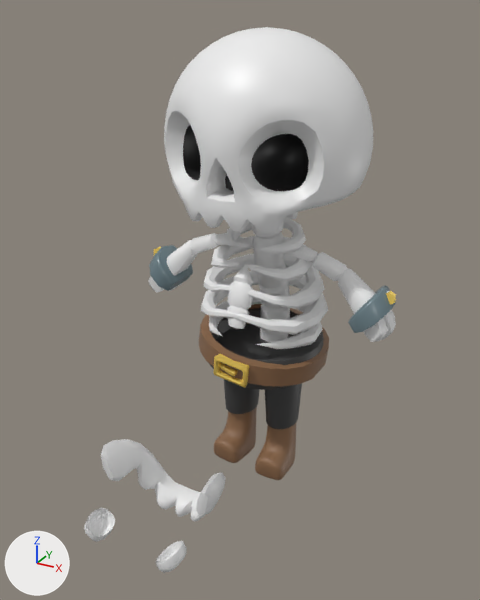
Two versions of the FBX model Assets/Models/enemies/skeleton_basic.fbx, one commit apart.
The view is the same before and after, from a 50 mm camera at (1.37, -2.74, 1.71) aimed at (0.05, -0.34, 0.51). The axes (+X, +Y, +Z) are drawn at lower left. The lights are the same throughout. Where no turn or scale is listed for an object, it has been applied to the vertices.

The first picture shows 'Buty', 'Spodnie', 'character_skeleton_minion_armLeft', 'character_skeleton_minion_armRight', 'character_skeleton_minion_body', 'character_skeleton_minion_eyes', 'character_skeleton_minion_head', 'character_skeleton_minion_jaw'.
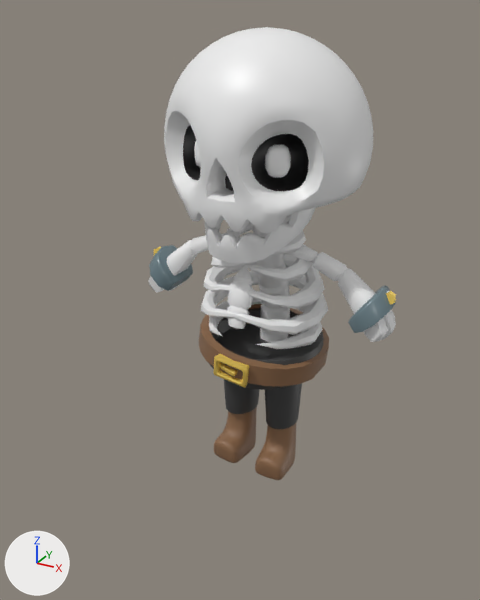
Where the newer file only moved an object's origin or applied its transform, the numbers keep the older frame.

Boxes (x1, y1, x2, y2) around the edits, measured in the pictures (480 x 600 px):
'character_skeleton_minion_head', reshaped (15% taller): before (164, 27, 373, 233); after (164, 27, 373, 264)
'character_skeleton_minion_jaw', deleted: before (101, 439, 226, 522)
'character_skeleton_minion_eyes', deleted: before (84, 508, 187, 573)
part 1 of me_cube_7650, added: after (205, 208, 316, 264)
part 2 of me_cube_7650, added: after (265, 144, 291, 178)
part 3 of me_cube_7650, added: after (194, 141, 201, 167)

The change, as a list of edits to the scene's bpy script:
```text
Change me_cube_7650:
    used by ob_character_skeleton_minion_head; location = (0.0, 0.0, 0.0)
    remove me_cube_7650.from_pydata(...)  # 739 vertices, 825 faces; spans x -0.48..0.475, y -0.446..0.47, z 0.84..1.634
    add me_cube_7650.from_pydata(...)  # 1045 vertices, 1129 faces; spans x -0.48..0.475, y -0.446..0.47, z 0.679..1.634
    me_cube_7650 part 1: a new loose piece of 226 vertices spanning x -0.274..0.274, y -0.381..0.017, z 0.679..0.998, in mat_white (picture img_palette_gradient_png)
    me_cube_7650 part 2: a new loose piece of 40 vertices spanning x 0.128..0.227, y -0.3..-0.201, z 1.064..1.194, in mat_glow (picture img_palette_gradient_png)
    me_cube_7650 part 3: a new loose piece of 40 vertices spanning x -0.227..-0.128, y -0.3..-0.201, z 1.064..1.194, in mat_glow (picture img_palette_gradient_png)
    add me_cube_7650.materials.append(mat_glow)  # picture img_palette_gradient_png
Remove ob_character_skeleton_minion_eyes:
    ob_character_skeleton_minion_eyes = bpy.data.objects.new('character_skeleton_minion_eyes', me_cube_7652)
    ob_character_skeleton_minion_eyes.location = (0.0, -1.129, -0.259)
Remove ob_character_skeleton_minion_jaw:
    ob_character_skeleton_minion_jaw = bpy.data.objects.new('character_skeleton_minion_jaw', me_cube_7651)
    ob_character_skeleton_minion_jaw.location = (0.0, 0.0, 0.0)
```
